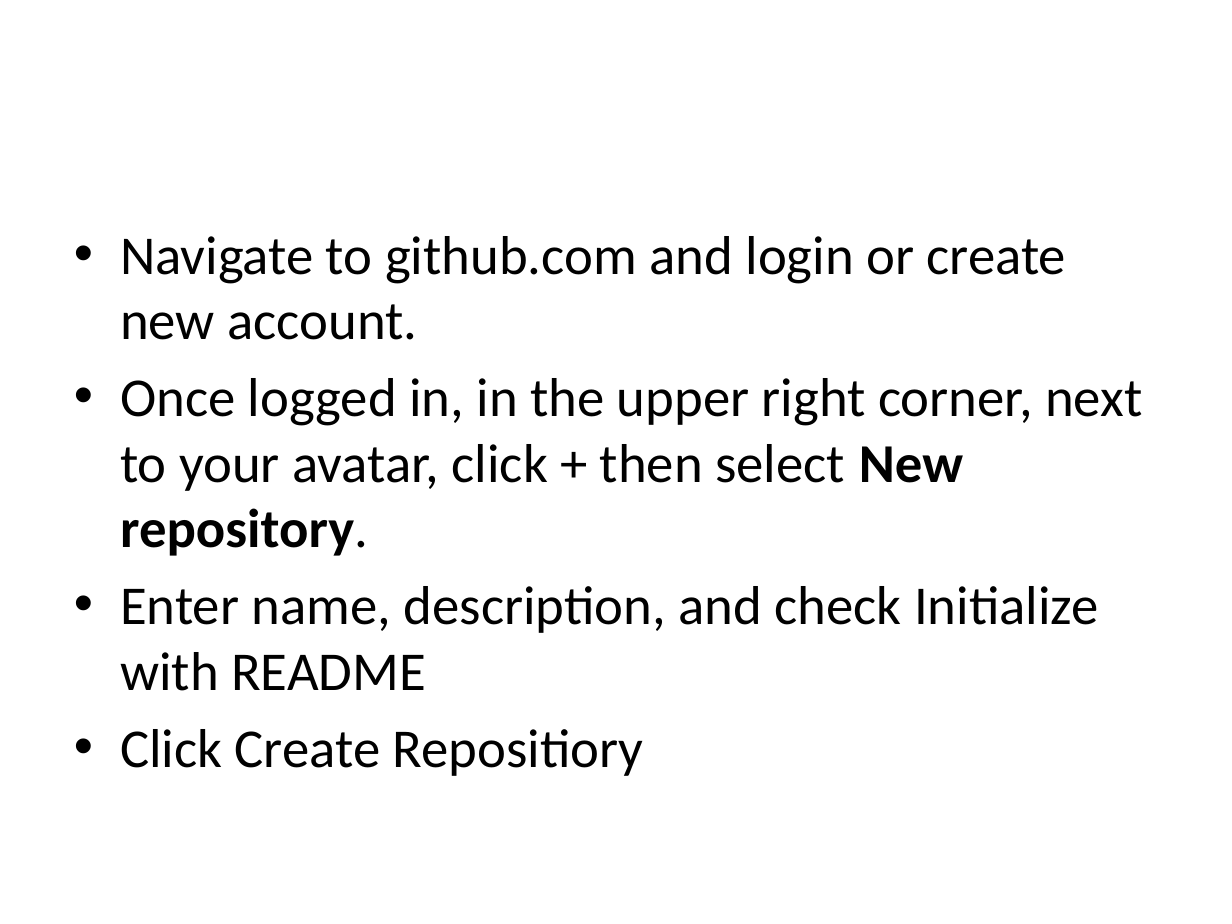
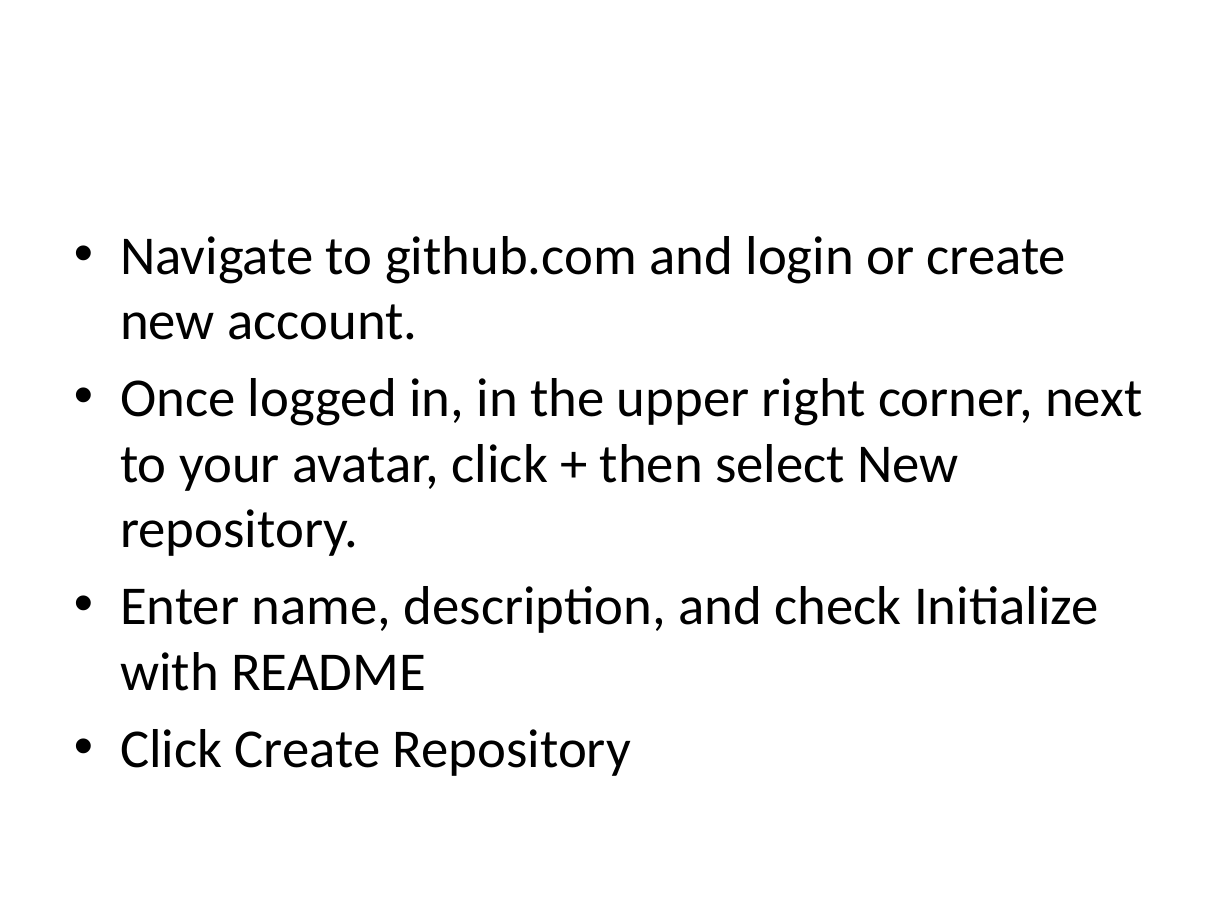
Before and after one commit to billyz313/SERVIR-Github-Demo, a slide deck: slide 5 of SERVIR_github.pptx. Drawn at 1232x924 pixels with LibreOffice and Linux fonts; fonts in the diff are those of the drawing; background and template pictures are left out. Boxes give left, top, right and bottom in pixels: in the first picture for what was removed or moved away, otherwise in the second. Text is boxed around its words. In the diff, an @@ line names an element or a change of style, - is before the commit and + after.

```diff
--- a/SERVIR_github.pptx
+++ b/SERVIR_github.pptx
@@ text at (120, 378, 1142, 556): bold off in "New repository." @@
@@ text at (120, 729, 631, 776): text changed @@
-• Click Create Repositiory
+• Click Create Repository
```
Also in this commit, not shown: 4 other slides changed.
